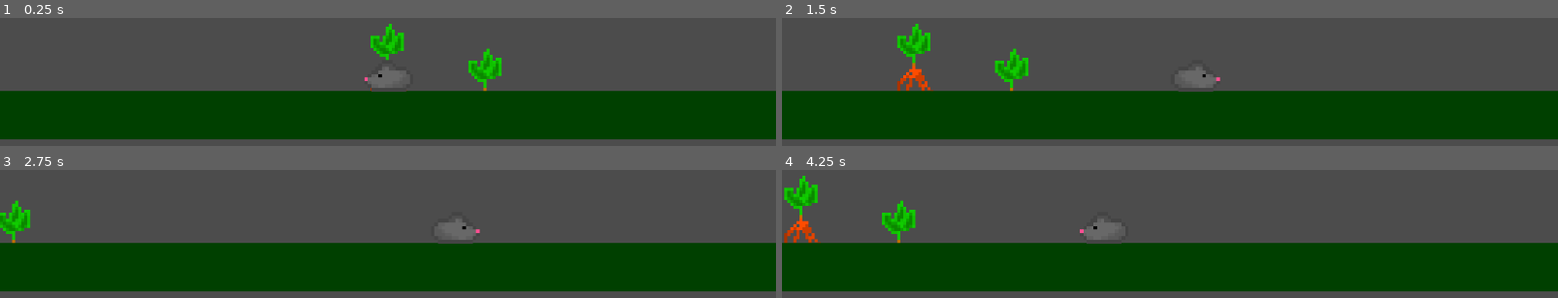
Above: before the commit, frames 1-4 (two rows, left to right).
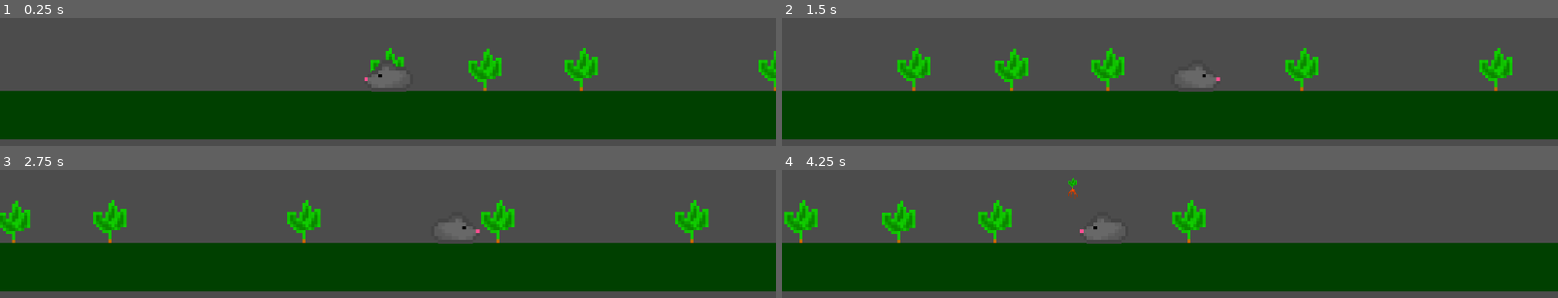
Above: after the commit, the same moments.

Repository: EndersteveGamer/GGJ-2023
Game: Godot game, scene res://Scene/Game.tscn
The game is run twice, just before and just after one commit, with the same random seed, the same clock (stepped at 60 frames per second) and the same inputs.
Inputs:
- Up to frame 1 (0.25 s): no input
- Up to frame 2 (1.5 s): tap Enter at 0.5 s; hold Right (ui_right) 0.53-1.28 s; hold Down (ui_down) from 1.28 s (still down)
- Up to frame 3 (2.75 s): release Down (ui_down) at 2.03 s; hold Right (ui_right) from 2.03 s (still down)
- Up to frame 4 (4.25 s): release Right (ui_right) at 2.78 s; hold Up (ui_up) 2.78-3.53 s; hold Left (ui_left) from 3.53 s (still down)

The runs differ from the first frame. In frame 1, 2.0% of the frame differs, in the area x 47-100%, y 4-58%; in frame 2, 3.7%, in the area x 14-95%, y 4-58%; in frame 3, 3.0%; in frame 4, 3.2%.

Commit message:
Plant grid fix again

Diff:
--- a/The Other Godot Project/Script/Game.gd
+++ b/The Other Godot Project/Script/Game.gd
@@ -7,7 +7,6 @@
 onready var rng=RandomNumberGenerator.new()
 
 func pointToGrid(x):
-	print("x : "+str(x)+"->"+str(floor(x/gridWidth)))
 	return floor(x/gridWidth)
 
 func gridToPoint(x):
@@ -17,12 +16,13 @@
 	what.index=pointToGrid(what.position.x)
 	what.position.x=gridToPoint(what.index)
 
+func gridStickFromIndex(what):
+	what.position.x=gridToPoint(what.index)
+
 func stickToGrid(x):
-	var what=gridGet(x)
-	what.position.x=pointToGrid(what.position.x)
+	gridStickFromIndex(gridGet(x))
 
 func gridGet(x):
-	print("index is "+str(x))
 	return grid[x]
 
 func gridHas(x):
@@ -30,10 +30,12 @@
 
 func gridSet(x,what):
 	if not gridHas(x):
+		print("set")
 		grid[x]=what
 		what.index=x
-		gridStick(what)
-		print("it is now "+str(what.position.x))
+		stickToGrid(x)
+		return true
+	return false
 
 func gridTake(x):
 	if gridHas(x):
@@ -50,6 +52,8 @@
 		add_child(newPlant)
 		newPlant.owner=self
 		gridSet(x,newPlant)
+		newPlant.position.y+=32
+		print("index "+str(newPlant.index))
 		return newPlant
 	return null
 
--- a/The Other Godot Project/Script/Rat.gd
+++ b/The Other Godot Project/Script/Rat.gd
@@ -10,6 +10,7 @@
 var touched=null #the plant the rat touches right now
 var second=null #the second plant it touches
 var uproot=null #the plant the rat picked, if null the rat is empty handed
+var index=0
 
 func _ready():
 	pass
@@ -34,19 +35,20 @@
 			second=null
 		if uproot!=null:
 			grabbed.texture=uproot.get_node("Sprite").texture
-			print(uproot.owner)
 			uproot.owner.remove_child(uproot)
+			owner.gridTake(uproot.index)
 
 func plant():
 	if uproot!=null:
-		owner.add_child(uproot)
-		uproot.set_owner(owner)
-		print("planted to "+owner.name)
-		uproot.position=position
-		uproot.position.y+=32
-		owner.gridStick(uproot)
-		uproot=null
-		grabbed.texture=null
+		if not owner.gridHas(index):
+			owner.add_child(uproot)
+			uproot.set_owner(owner)
+			print("planted to "+owner.name)
+			uproot.position=position
+			uproot.position.y+=32
+			owner.gridStick(uproot)
+			uproot=null
+			grabbed.texture=null
 
 func playerMovement(delta):
 	var directionInput = Vector2.ZERO
@@ -71,6 +73,7 @@
 		grabbed.flip_h = false
 
 	# Move Rat
+	index=owner.pointToGrid(position.x)
 	move_and_slide(deltaSpeed) # auto delta !
 
 func touchCheck():
